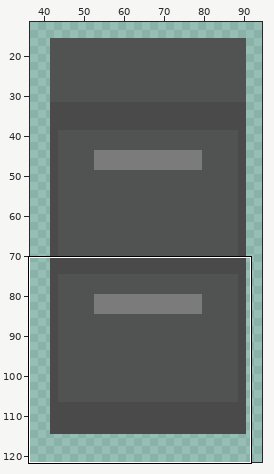
Edited in one commit: pixel-art file (Code/Assets/Sprites/DrOffice/FilingcabinetClosed.aseprite). Above: a wide view before the commit, with the close-up outlined.
Close-up. First the earlier version:
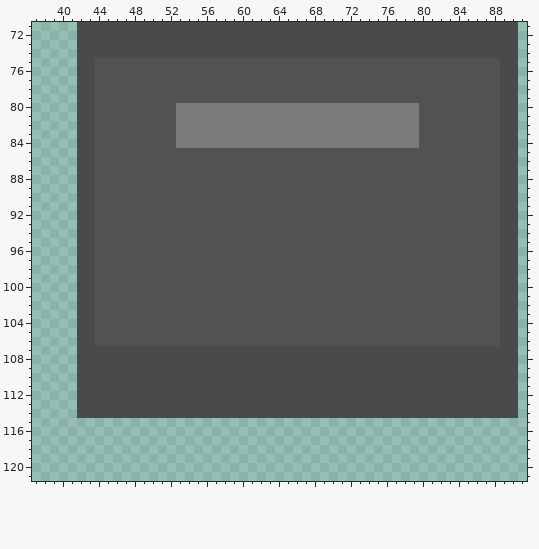
128x128 pixels, 1 frame. Shown: x 37..91, y 71..121. The wide view leaves out empty margins.
After the commit:
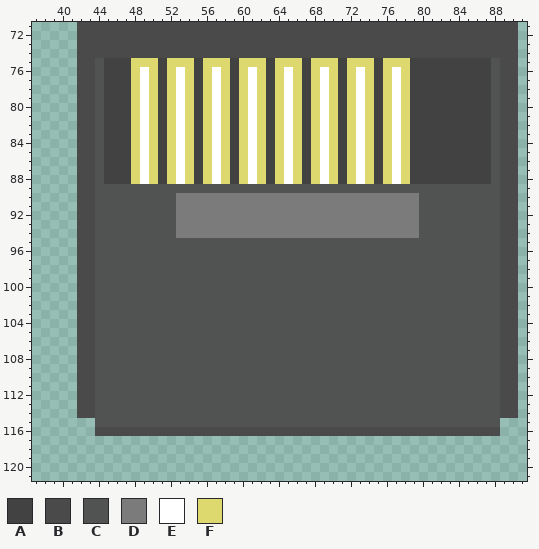
Palette (. is transparent): A #424242  B #4a4a4a  C #515252  D #7b7b7b  E #ffffff  F #ded96f
The edit:
layer "BottomDrawerOpen" now shown
--- layer "BottomDrawerOpen"
@@ x 37..91 @@
  74 .....BBBBBBBBBBBBBBBBBBBBBBBBBBBBBBBBBBBBBBBBBBBBBBBBB.
- 75 .....BBCCCCCCCCCCCCCCCCCCCCCCCCCCCCCCCCCCCCCCCCCCCCCBB.
- 76 .....BBCCCCCCCCCCCCCCCCCCCCCCCCCCCCCCCCCCCCCCCCCCCCCBB.
- 77 .....BBCCCCCCCCCCCCCCCCCCCCCCCCCCCCCCCCCCCCCCCCCCCCCBB.
- 78 .....BBCCCCCCCCCCCCCCCCCCCCCCCCCCCCCCCCCCCCCCCCCCCCCBB.
- 79 .....BBCCCCCCCCCCCCCCCCCCCCCCCCCCCCCCCCCCCCCCCCCCCCCBB.
- 80 .....BBCCCCCCCCCDDDDDDDDDDDDDDDDDDDDDDDDDDDCCCCCCCCCBB.
- 81 .....BBCCCCCCCCCDDDDDDDDDDDDDDDDDDDDDDDDDDDCCCCCCCCCBB.
- 82 .....BBCCCCCCCCCDDDDDDDDDDDDDDDDDDDDDDDDDDDCCCCCCCCCBB.
- 83 .....BBCCCCCCCCCDDDDDDDDDDDDDDDDDDDDDDDDDDDCCCCCCCCCBB.
- 84 .....BBCCCCCCCCCDDDDDDDDDDDDDDDDDDDDDDDDDDDCCCCCCCCCBB.
- 85 .....BBCCCCCCCCCCCCCCCCCCCCCCCCCCCCCCCCCCCCCCCCCCCCCBB.
- 86 .....BBCCCCCCCCCCCCCCCCCCCCCCCCCCCCCCCCCCCCCCCCCCCCCBB.
- 87 .....BBCCCCCCCCCCCCCCCCCCCCCCCCCCCCCCCCCCCCCCCCCCCCCBB.
- 88 .....BBCCCCCCCCCCCCCCCCCCCCCCCCCCCCCCCCCCCCCCCCCCCCCBB.
+ 75 .....BBCAAAFFFAFFFAFFFAFFFAFFFAFFFAFFFAFFFAAAAAAAAACBB.
+ 76 .....BBCAAAFEFAFEFAFEFAFEFAFEFAFEFAFEFAFEFAAAAAAAAACBB.
+ 77 .....BBCAAAFEFAFEFAFEFAFEFAFEFAFEFAFEFAFEFAAAAAAAAACBB.
+ 78 .....BBCAAAFEFAFEFAFEFAFEFAFEFAFEFAFEFAFEFAAAAAAAAACBB.
+ 79 .....BBCAAAFEFAFEFAFEFAFEFAFEFAFEFAFEFAFEFAAAAAAAAACBB.
+ 80 .....BBCAAAFEFAFEFAFEFAFEFAFEFAFEFAFEFAFEFAAAAAAAAACBB.
+ 81 .....BBCAAAFEFAFEFAFEFAFEFAFEFAFEFAFEFAFEFAAAAAAAAACBB.
+ 82 .....BBCAAAFEFAFEFAFEFAFEFAFEFAFEFAFEFAFEFAAAAAAAAACBB.
+ 83 .....BBCAAAFEFAFEFAFEFAFEFAFEFAFEFAFEFAFEFAAAAAAAAACBB.
+ 84 .....BBCAAAFEFAFEFAFEFAFEFAFEFAFEFAFEFAFEFAAAAAAAAACBB.
+ 85 .....BBCAAAFEFAFEFAFEFAFEFAFEFAFEFAFEFAFEFAAAAAAAAACBB.
+ 86 .....BBCAAAFEFAFEFAFEFAFEFAFEFAFEFAFEFAFEFAAAAAAAAACBB.
+ 87 .....BBCAAAFEFAFEFAFEFAFEFAFEFAFEFAFEFAFEFAAAAAAAAACBB.
+ 88 .....BBCAAAFEFAFEFAFEFAFEFAFEFAFEFAFEFAFEFAAAAAAAAACBB.
  89 .....BBCCCCCCCCCCCCCCCCCCCCCCCCCCCCCCCCCCCCCCCCCCCCCBB.
- 90 .....BBCCCCCCCCCCCCCCCCCCCCCCCCCCCCCCCCCCCCCCCCCCCCCBB.
- 91 .....BBCCCCCCCCCCCCCCCCCCCCCCCCCCCCCCCCCCCCCCCCCCCCCBB.
- 92 .....BBCCCCCCCCCCCCCCCCCCCCCCCCCCCCCCCCCCCCCCCCCCCCCBB.
- 93 .....BBCCCCCCCCCCCCCCCCCCCCCCCCCCCCCCCCCCCCCCCCCCCCCBB.
- 94 .....BBCCCCCCCCCCCCCCCCCCCCCCCCCCCCCCCCCCCCCCCCCCCCCBB.
+ 90 .....BBCCCCCCCCCDDDDDDDDDDDDDDDDDDDDDDDDDDDCCCCCCCCCBB.
+ 91 .....BBCCCCCCCCCDDDDDDDDDDDDDDDDDDDDDDDDDDDCCCCCCCCCBB.
+ 92 .....BBCCCCCCCCCDDDDDDDDDDDDDDDDDDDDDDDDDDDCCCCCCCCCBB.
+ 93 .....BBCCCCCCCCCDDDDDDDDDDDDDDDDDDDDDDDDDDDCCCCCCCCCBB.
+ 94 .....BBCCCCCCCCCDDDDDDDDDDDDDDDDDDDDDDDDDDDCCCCCCCCCBB.
  95 .....BBCCCCCCCCCCCCCCCCCCCCCCCCCCCCCCCCCCCCCCCCCCCCCBB.
@@ x 37..91 @@
 106 .....BBCCCCCCCCCCCCCCCCCCCCCCCCCCCCCCCCCCCCCCCCCCCCCBB.
-107 .....BBBBBBBBBBBBBBBBBBBBBBBBBBBBBBBBBBBBBBBBBBBBBBBBB.
-108 .....BBBBBBBBBBBBBBBBBBBBBBBBBBBBBBBBBBBBBBBBBBBBBBBBB.
-109 .....BBBBBBBBBBBBBBBBBBBBBBBBBBBBBBBBBBBBBBBBBBBBBBBBB.
-110 .....BBBBBBBBBBBBBBBBBBBBBBBBBBBBBBBBBBBBBBBBBBBBBBBBB.
-111 .....BBBBBBBBBBBBBBBBBBBBBBBBBBBBBBBBBBBBBBBBBBBBBBBBB.
-112 .....BBBBBBBBBBBBBBBBBBBBBBBBBBBBBBBBBBBBBBBBBBBBBBBBB.
-113 .....BBBBBBBBBBBBBBBBBBBBBBBBBBBBBBBBBBBBBBBBBBBBBBBBB.
-114 .....BBBBBBBBBBBBBBBBBBBBBBBBBBBBBBBBBBBBBBBBBBBBBBBBB.
-115 .......................................................
-116 .......................................................
+107 .....BBCCCCCCCCCCCCCCCCCCCCCCCCCCCCCCCCCCCCCCCCCCCCCBB.
+108 .....BBCCCCCCCCCCCCCCCCCCCCCCCCCCCCCCCCCCCCCCCCCCCCCBB.
+109 .....BBCCCCCCCCCCCCCCCCCCCCCCCCCCCCCCCCCCCCCCCCCCCCCBB.
+110 .....BBCCCCCCCCCCCCCCCCCCCCCCCCCCCCCCCCCCCCCCCCCCCCCBB.
+111 .....BBCCCCCCCCCCCCCCCCCCCCCCCCCCCCCCCCCCCCCCCCCCCCCBB.
+112 .....BBCCCCCCCCCCCCCCCCCCCCCCCCCCCCCCCCCCCCCCCCCCCCCBB.
+113 .....BBCCCCCCCCCCCCCCCCCCCCCCCCCCCCCCCCCCCCCCCCCCCCCBB.
+114 .....BBCCCCCCCCCCCCCCCCCCCCCCCCCCCCCCCCCCCCCCCCCCCCCBB.
+115 .......CCCCCCCCCCCCCCCCCCCCCCCCCCCCCCCCCCCCCCCCCCCCC...
+116 .......BBBBBBBBBBBBBBBBBBBBBBBBBBBBBBBBBBBBBBBBBBBBB...
 117 .......................................................
